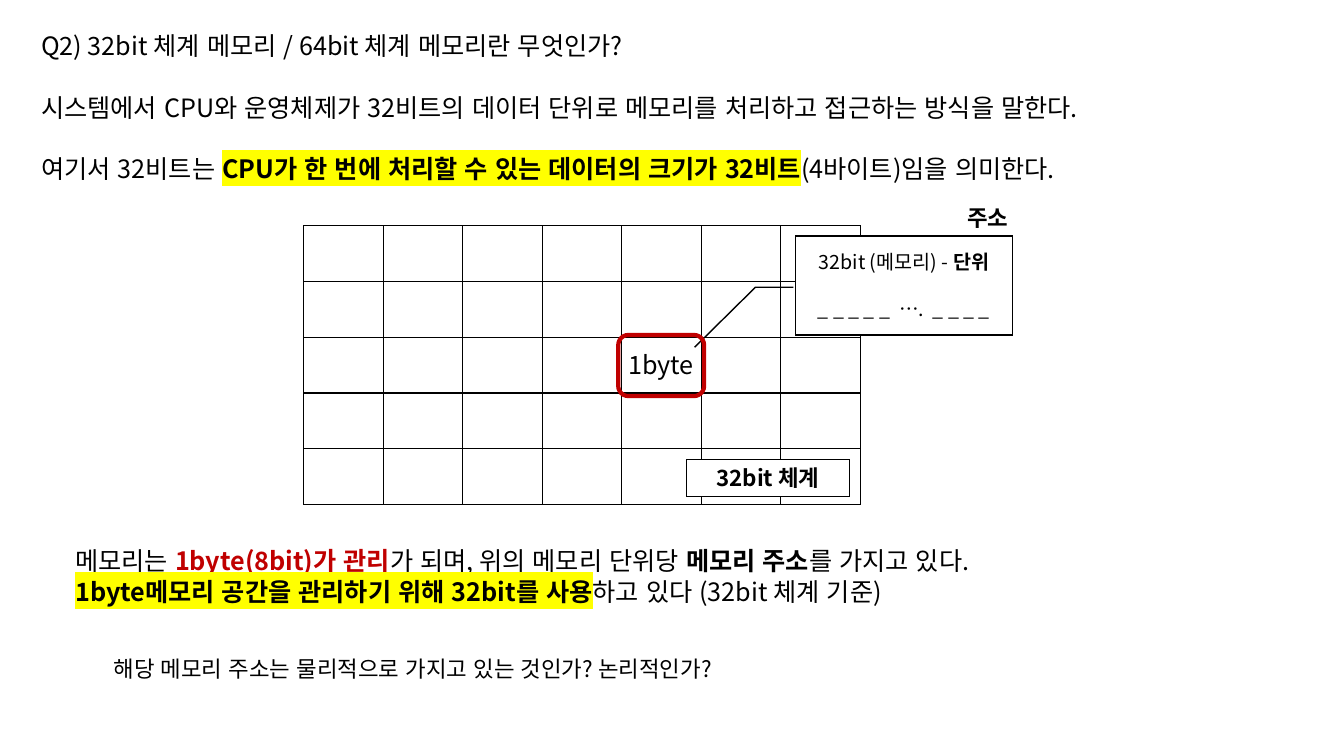
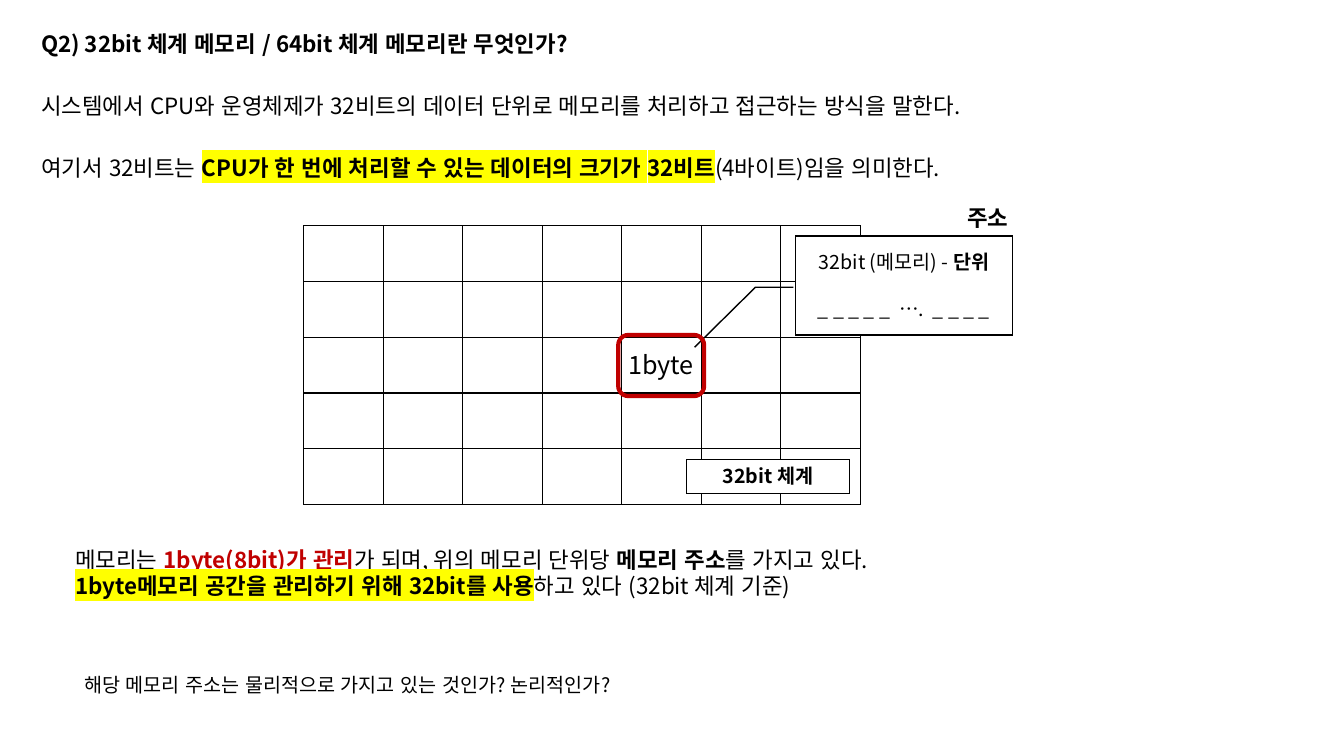
Before and after one commit to taehyuklee/C-CppStudy, a slide deck: slide 4 of CSwithC/CS-explanation.pptx. Drawn at 1344x756 pixels with LibreOffice and Linux fonts; fonts in the diff are those of the drawing. Boxes give left, top, right and bottom in pixels: in the first picture for what was removed or moved away, otherwise in the second. Text is boxed around its words. In the diff, an @@ line names an element or a change of style, - is before the commit and + after.

Commit message:
Commit) 메모리개념

```diff
--- a/CSwithC/CS-explanation.pptx
+++ b/CSwithC/CS-explanation.pptx
@@ text "Q2) 32bit 체계 메모리 / ..." at bbox=[41, 33, 568, 57]: size 18 to 16 pt, bold on @@
@@ rectangle "32bit 체계" at bbox=[687, 459, 850, 493]: size 16 to 14 pt @@
@@ size 18 to 16 pt in 3 elements at bbox=[41, 95, 960, 116], bbox=[41, 153, 941, 181], bbox=[75, 549, 868, 600] @@
@@ text "해당 메모리 주소는 물리적으로 가지고 ..." at bbox=[84, 675, 611, 694]: size 16 to 14 pt @@
@@ text "해당 메모리 주소는 물리적으로 가지고 ...": place and size @@
-text "해당 메모리 주소는 물리적으로 가지고 ..." at bbox=[114, 658, 711, 679]
+text "해당 메모리 주소는 물리적으로 가지고 ..." at bbox=[84, 675, 611, 694]
```
Also in this commit, not shown: 1 other slide changed, 2 slides added.
